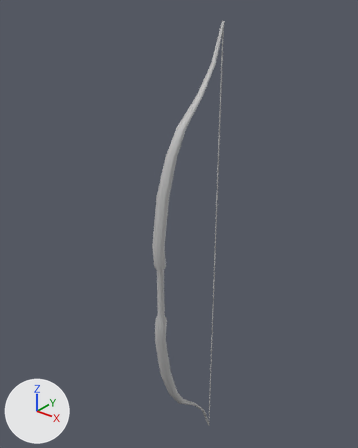
An edit to the FBX model Assets/Models/ProxyModel/bow.fbx, drawn before and after from the same camera.
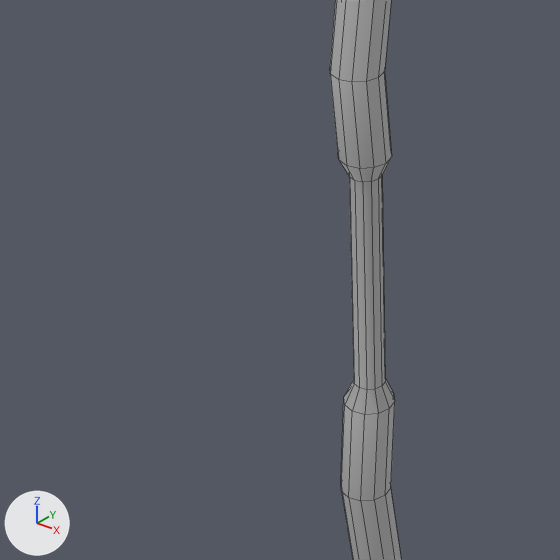
There are two pictures of each version: one whole from a 50 mm camera at (0.762, -0.992, 1.505) aimed at (-0.057, 0.032, 0.87), one close up on the part from 22% to 57% of the width and 52% to 79% of the height. The axes (+X, +Y, +Z) are drawn at lower left. The lights are the same throughout. The close-ups show mesh edges as thin lines. Where no turn or scale is listed for an object, it has been applied to the vertices.

The first close-up shows 'Bow'.
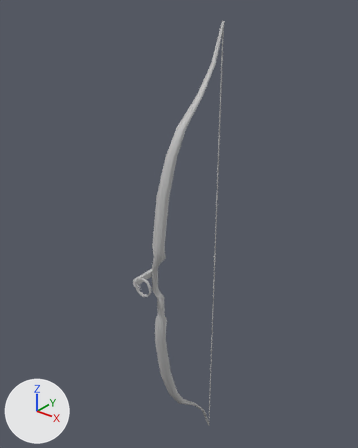
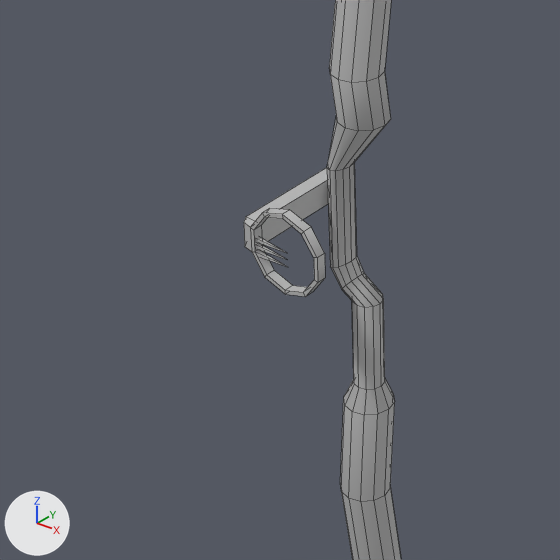
Pixel boxes [x1, y1, x2, y2] of what changed, in the close-ups (560 x 560 px):
'Bow', reshaped: before [330, 0, 401, 560]; after [244, 0, 401, 560]
part 1 of me_mesh, added: after [244, 168, 328, 297]
part 2 of me_mesh, built on: before [330, 71, 392, 390]; after [256, 71, 391, 390]

The edits, one by one:
me_mesh is used by ob_bow; location (0.0, 0.0, 0.0).
me_mesh had 250 vertices, 264 faces and spanned x -0.016..0.016, y -0.143..0.143, z 0.0..1.419.
me_mesh now has 379 vertices, 393 faces and spans x -0.036..0.026, y -0.194..0.144, z 0.0..1.419.
me_mesh part 1: a new loose piece of 48 vertices spanning x -0.036..0.026, y -0.194..-0.115, z 0.759..0.814, in mat_lambert1 (grey #bcbcbc).
Part 2, on me_mesh:
18 faces are deleted.
11 vertices in x -0.016..0.016, y -0.135..-0.105, z 0.821 move by (0.0, 0.0, 0.025).
5 vertices in x -0.005..0.005, y -0.131..-0.112, z 0.807 move by (0.0, 0.0, -0.089).
8 vertices move from x -0.01..0.01, y -0.137..-0.11, z 0.807..0.821 to x -0.027..0.009, y -0.138..-0.111, z 0.718..0.846.
46 vertices are added at x -0.026..0.0, y -0.192..-0.111, z 0.72..0.807.
5 new vertices lie (0.0, 0.0, 0.062) away from vertices in x -0.01..0.01, y -0.12..-0.11, z 0.656.
69 new faces join them.
